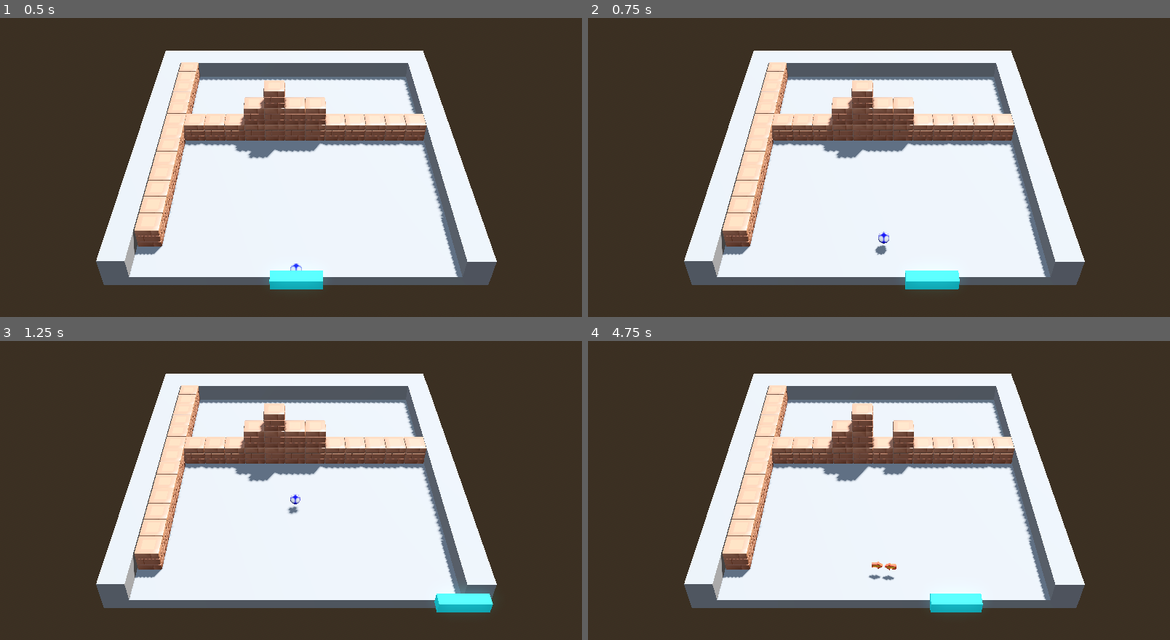
Above: before the commit, frames 1-4 (two rows, left to right).
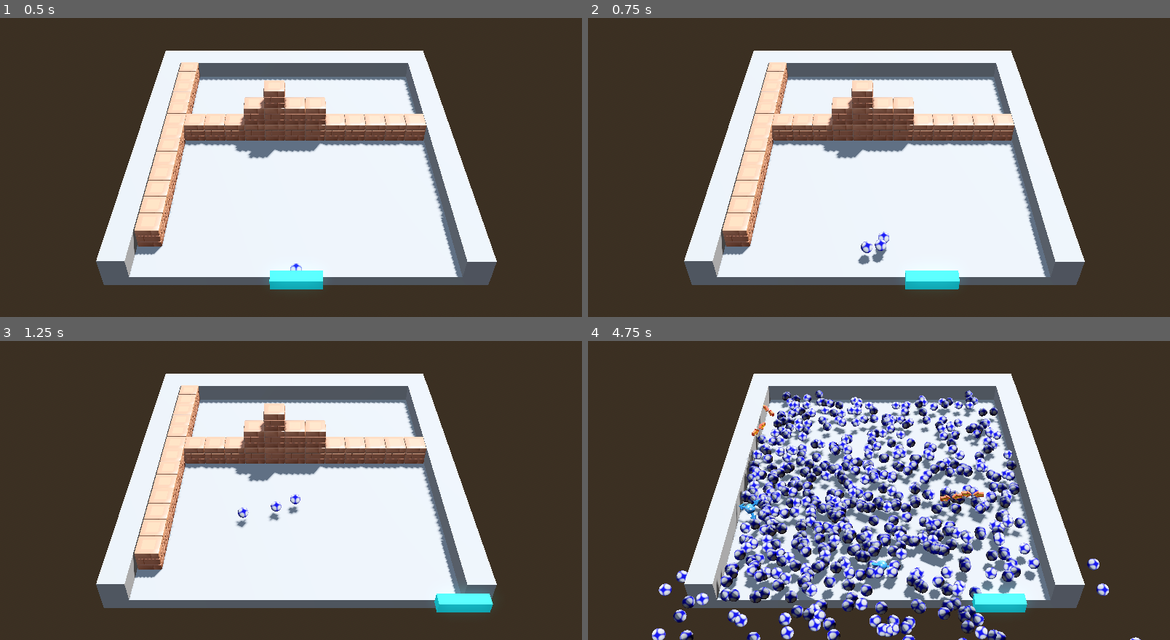
Above: after the commit, the same moments.

Repository: marrqqss/VJ-3D-Game
Game: Godot game, scene res://scenes/test_map.tscn
Two runs of this game, one before a commit and one after it. Both use one fixed random seed, a clock stepped at 60 frames per second and the inputs below.
Inputs:
- Up to frame 1 (0.5 s): no input
- Up to frame 2 (0.75 s): tap Enter (ui_accept) at 0.5 s; hold Right (ui_right) from 0.53 s (still down); hold X (test_extra_balls, bound only after the commit) from 0.53 s (still down)
- Up to frame 3 (1.25 s): keep holding Right (ui_right); keep holding X (test_extra_balls, bound only after the commit); tap Enter (ui_accept) at 0.77 s
- Up to frame 4 (4.75 s): release Right (ui_right) at 1.28 s; release X (test_extra_balls, bound only after the commit) at 1.28 s; hold Left (ui_left) 1.28-2.03 s; tap E (test_expand_paddle) at 1.35 s; tap Enter (ui_accept) at 1.52, 3.02, 3.77, 4.52 s; tap X (test_extra_balls, bound only after the commit) at 1.55, 2.3, 3.05, 3.8, 4.35 s; hold M (test_magnet) 2.03-2.78 s; hold Right (ui_right) 2.03-3.53 s; tap P (test_power_ball) at 2.85 s; hold R (test_reduce_paddle) 3.53-4.28 s; hold Left (ui_left) from 3.53 s (still down)

Frame 1 is identical in both runs. In frame 2, 0.2% of the frame differs, in the area x 46-52%, y 74-83%; in frame 3, 0.2%; in frame 4, 29%, in the area x 10-95%, y 14-100%.

Commit message:
add power up extra balls + fix expand reduce bug

Diff:
--- a/project.godot
+++ b/project.godot
@@ -47,3 +47,16 @@
 "events": [Object(InputEventKey,"resource_local_to_scene":false,"resource_name":"","device":-1,"window_id":0,"alt_press …(192 unchanged characters)…
 ]
 }
+test_extra_balls={
+"deadzone": 0.5,
+"events": [Object(InputEventKey,"resource_local_to_scene":false,"resource_name":"","device":-1,"window_id":0,"alt_pressed":false,"shift_pressed":false,"ctrl_pressed":false,"meta_pressed":false,"pressed":false,"keycode":0,"physical_keycode":88,"key_label":0,"unicode":88,"location":0,"echo":false,"script":null)
+]
+}
+
+[layer_names]
+
+3d_physics/layer_1="balls"
+3d_physics/layer_2="blocks"
+3d_physics/layer_3="player"
+3d_physics/layer_4="powerups"
+3d_physics/layer_5="walls"
--- a/scenes/ball.tscn
+++ b/scenes/ball.tscn
@@ -6,6 +6,7 @@
 [sub_resource type="SphereShape3D" id="SphereShape3D_7s4qf"]
 
 [node name="Ball" type="CharacterBody3D" groups=["ball"]]
+collision_mask = 22
 axis_lock_linear_y = true
 script = ExtResource("1_7s4qf")
 
--- a/scenes/block.tscn
+++ b/scenes/block.tscn
@@ -9,6 +9,8 @@
 [sub_resource type="BoxShape3D" id="BoxShape3D_cgrg5"]
 
 [node name="Block" type="RigidBody3D"]
+collision_layer = 2
+collision_mask = 19
 axis_lock_linear_x = true
 axis_lock_linear_z = true
 axis_lock_angular_x = true
@@ -24,6 +26,8 @@
 shape = SubResource("BoxShape3D_8r6n6")
 
 [node name="HitDetector" type="Area3D" parent="."]
+collision_layer = 2
+collision_mask = 13
 
 [node name="CollisionShape3D" type="CollisionShape3D" parent="HitDetector"]
 transform = Transform3D(2, 0, 0, 0, 2, 0, 0, 0, 2, 0, 0, 0)
--- a/scenes/expand_paddle.tscn
+++ b/scenes/expand_paddle.tscn
@@ -7,6 +7,8 @@
 size = Vector3(0.414837, 0.702232, 1.99951)
 
 [node name="powerUp" type="Area3D"]
+collision_layer = 8
+collision_mask = 22
 script = ExtResource("1_hy5bx")
 
 [node name="CollisionShape3D" type="CollisionShape3D" parent="."]
--- /dev/null
+++ b/scenes/extra_balls.tscn
@@ -0,0 +1,20 @@
+[gd_scene load_steps=4 format=3 uid="uid://dlvfpkwqckg58"]
+
+[ext_resource type="Script" uid="uid://o8vgsjlgsiow" path="res://scripts/power_up.gd" id="1_0ym6r"]
+[ext_resource type="PackedScene" uid="uid://d2abpwvctwpgd" path="res://assets/powerups/extra_balls.glb" id="2_6bbvv"]
+
+[sub_resource type="BoxShape3D" id="BoxShape3D_2wmto"]
+size = Vector3(1.53152, 1.72495, 0.677734)
+
+[node name="powerUp" type="Area3D"]
+transform = Transform3D(1, 0, 0, 0, 0.819152, -0.573576, 0, 0.573576, 0.819152, 0, 0, 0)
+collision_layer = 8
+collision_mask = 22
+script = ExtResource("1_0ym6r")
+powerup_type = "extra_balls"
+
+[node name="CollisionShape3D" type="CollisionShape3D" parent="."]
+transform = Transform3D(1.2, 0, 0, 0, 1.2, 1.78814e-07, 0, -1.78814e-07, 1.2, -0.0492371, 0.0158386, 0.028125)
+shape = SubResource("BoxShape3D_2wmto")
+
+[node name="extra_balls" parent="." instance=ExtResource("2_6bbvv")]
--- a/scenes/magnet.tscn
+++ b/scenes/magnet.tscn
@@ -7,6 +7,8 @@
 size = Vector3(0.99544, 0.35101, 0.883621)
 
 [node name="powerUp" type="Area3D"]
+collision_layer = 8
+collision_mask = 22
 script = ExtResource("1_oylys")
 powerup_type = "magnet"
 
--- a/scenes/player.tscn
+++ b/scenes/player.tscn
@@ -11,6 +11,8 @@
 size = Vector3(4, 1, 1)
 
 [node name="Player" type="CharacterBody3D" groups=["Player"]]
+collision_layer = 4
+collision_mask = 9
 axis_lock_linear_y = true
 axis_lock_linear_z = true
 motion_mode = 1
--- a/scenes/power_ball.tscn
+++ b/scenes/power_ball.tscn
@@ -9,6 +9,8 @@
 
 [node name="powerUp" type="Area3D"]
 transform = Transform3D(1, 0, 0, 0, 0.819152, -0.573576, 0, 0.573576, 0.819152, 0, 0, 0)
+collision_layer = 8
+collision_mask = 22
 script = ExtResource("1_jtc8o")
 powerup_type = "power_ball"
 
--- a/scenes/reduce_paddle.tscn
+++ b/scenes/reduce_paddle.tscn
@@ -7,6 +7,8 @@
 size = Vector3(0.414837, 0.702232, 1.99951)
 
 [node name="powerUp" type="Area3D"]
+collision_layer = 8
+collision_mask = 22
 script = ExtResource("1_bldgy")
 powerup_type = "reduce_paddle"
 
--- a/scenes/test_map.tscn
+++ b/scenes/test_map.tscn
@@ -29,6 +29,8 @@
 [node name="Foundation" type="CSGCombiner3D" parent="."]
 transform = Transform3D(3.2, 0, 0, 0, 1, 0, 0, 0, 3.2, 0, 0, 0)
 use_collision = true
+collision_layer = 16
+collision_mask = 15
 
 [node name="Floor" type="CSGBox3D" parent="Foundation"]
 transform = Transform3D(0.999985, 0, 0, 0, 1, 0, 0, 0, 0.999985, 0.002728, 0, 0.0393061)
--- a/scripts/ball.gd
+++ b/scripts/ball.gd
@@ -27,8 +27,10 @@
 
 func _physics_process(delta: float) -> void:
 	if is_attached_to_paddle:
-		# Mover la bola con la paleta manteniendo el offset
-		global_transform.origin = get_parent().global_transform.origin + collision_offset
+		# Mantener posición y contrarrestar la escala del paddle
+		var parent = get_parent()
+		global_transform.origin = parent.global_transform.origin + collision_offset
+		scale = Vector3(1.0 / parent.scale.x, 1.0, 1.0)  # Invertir escala X del paddle
 		return
 	if not launched:
 		#lock to player
@@ -123,3 +125,23 @@
 	velocity = direction * SPEED
 	is_attached_to_paddle = false
 	launched = true
+
+
+func spawn_extra_balls():
+	var angles = [30, -30]
+	var ball_scene = load("res://scenes/ball.tscn")
+
+	for angle in angles:
+		var new_ball = ball_scene.instantiate()
+		new_ball.add_to_group("ball")
+
+		# Heredar configuraciones de colisión
+		new_ball.collision_layer = collision_layer  # Capa 'balls' (1)
+		new_ball.collision_mask = collision_mask    # Máscara original (blocks + player)
+
+		new_ball.global_transform = global_transform
+		new_ball.direction = -direction.rotated(Vector3.UP, deg_to_rad(angle))
+		new_ball.launched = true
+		new_ball.velocity = new_ball.direction * SPEED
+
+		get_tree().root.add_child(new_ball)
--- a/scripts/block.gd
+++ b/scripts/block.gd
@@ -26,7 +26,8 @@
 		"res://scenes/expand_paddle.tscn",
 		"res://scenes/power_ball.tscn",
 		"res://scenes/reduce_paddle.tscn",
-		"res://scenes/magnet.tscn"
+		"res://scenes/magnet.tscn",
+		"res://scenes/extra_balls.tscn"
 	]
 
 	# Seleccionar un tipo aleatorio
--- a/scripts/player.gd
+++ b/scripts/player.gd
@@ -26,6 +26,10 @@
 		reduce_paddle()
 	if event.is_action_pressed("test_magnet"):
 		activate_magnet()
+	if event.is_action_pressed("test_extra_balls"):
+		var balls = get_tree().get_nodes_in_group("ball")
+		for ball in balls:
+			ball.spawn_extra_balls()
 
 
 func _physics_process(delta: float) -> void:
--- a/scripts/power_up.gd
+++ b/scripts/power_up.gd
@@ -63,3 +63,7 @@
 			player.power_ball()
 		"magnet":
 			player.activate_magnet()
+		"extra_balls":
+			var balls = get_tree().get_nodes_in_group("ball")
+			for ball in balls:
+				ball.spawn_extra_balls()
Binary file added: assets/powerups/extra_balls.glb
Not shown, added: assets/powerups/extra_balls.glb.import
Binary file added: assets/powerups/extra_balls_0.jpg
Not shown, added: assets/powerups/extra_balls_0.jpg.import
